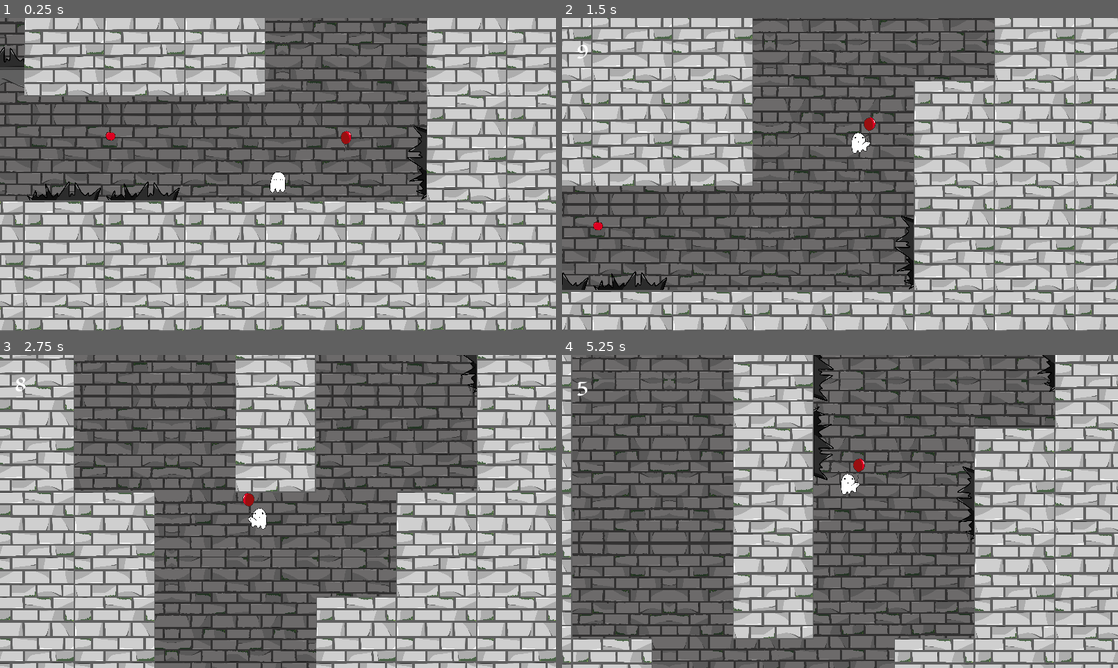
Above: before the commit, frames 1-4 (two rows, left to right).
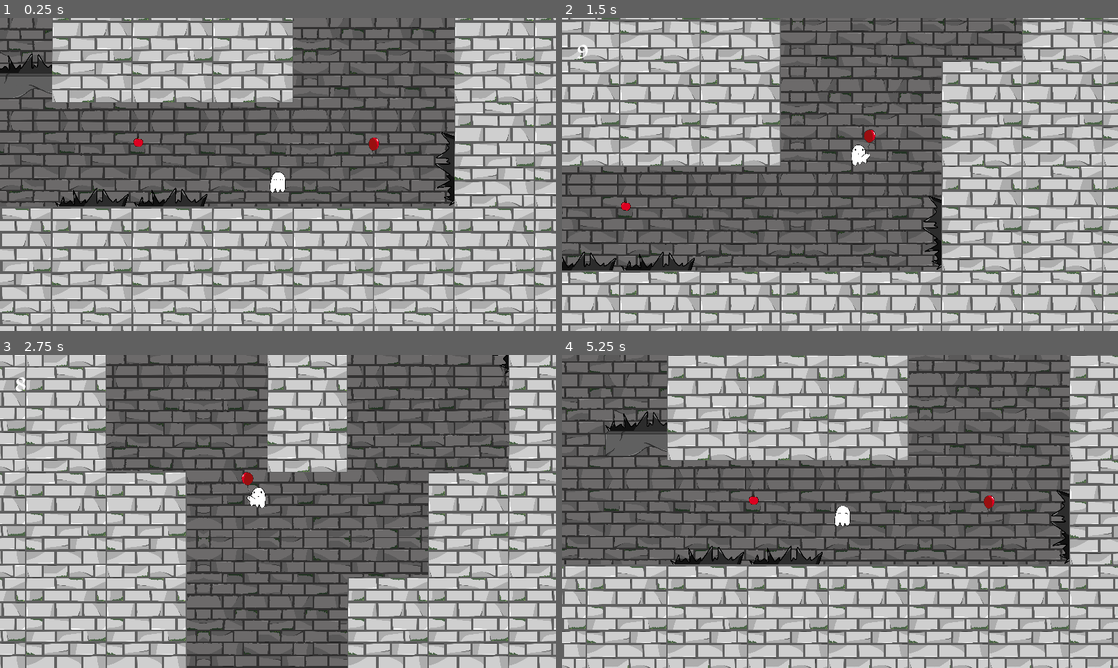
Above: after the commit, the same moments.

Repository: magic-gd/project_r
Game: Godot game, scene res://Levels/beautiful_tower.tscn
The game is run twice, just before and just after one commit, with the same random seed, the same clock (stepped at 60 frames per second) and the same inputs.
Inputs:
- Up to frame 1 (0.25 s): no input
- Up to frame 2 (1.5 s): hold Right (move_right) from 0.53 s (still down); tap Space (jump) at 0.77, 1.07 s
- Up to frame 3 (2.75 s): tap Space (jump) at 1.52, 1.82 s; release Right (move_right) at 2.03 s; hold Left (move_left) from 2.03 s (still down)
- Up to frame 4 (5.25 s): release Left (move_left) at 2.78 s; hold Right (move_right) 2.78-4.28 s; tap Space (jump) at 3.02, 3.32, 3.77, 4.07, 4.52, 4.82 s; tap Z (reset_scene, bound only after the commit) at 4.15 s; hold Left (move_left) 4.28-5.03 s; hold Right (move_right) from 5.03 s (still down)

The runs differ from the first frame. In frame 1, 60% of the frame differs, in the area x 0-100%, y 0-100%; in frame 2, 61%; in frame 3, 60%; in frame 4, 66%.

Commit message:
added checkpoints

Diff:
--- /dev/null
+++ b/CheckpointArea.gd
@@ -0,0 +1,10 @@
+extends Node2D
+
+
+func _ready():
+	pass
+	get_node("Area2D").connect("body_entered", self, "_player_enter")
+
+
+func _player_enter(body):
+	body.save_state(self.position)
--- a/Item.gd
+++ b/Item.gd
@@ -7,4 +7,4 @@
 
 
 func _after_pickup(body):
-	body.add_item(type)
+	body.add_item(type, self)
--- a/Levels/beautiful_tower.tscn
+++ b/Levels/beautiful_tower.tscn
@@ -3,7 +3,6 @@
 [ext_resource path="res://Levels/Backgrounds/TowerBackground.tscn" type="PackedScene" id=1]
 [ext_resource path="res://Levels/TileSets/wall_chunk_tileset.tres" type="TileSet" id=2]
 [ext_resource path="res://Objects/Character/Character.tscn" type="PackedScene" id=3]
-[ext_resource path="res://Levels/NonGameplayInput.gd" type="Script" id=4]
 [ext_resource path="res://Assets/Sounds/jam_medival_2.ogg" type="AudioStream" id=5]
 [ext_resource path="res://GUI/HUD.tscn" type="PackedScene" id=6]
 [ext_resource path="res://Levels/TileSets/stone_platform_tileset.tres" type="TileSet" id=7]
@@ -11,11 +10,12 @@
 [ext_resource path="res://Objects/Items/Apple.tscn" type="PackedScene" id=9]
 [ext_resource path="res://Objects/PowerUps/Balloon.tscn" type="PackedScene" id=10]
 [ext_resource path="res://Objects/PowerUps/Wings.tscn" type="PackedScene" id=11]
+[ext_resource path="res://Objects/CheckpointArea.tscn" type="PackedScene" id=12]
 
 [node name="beautiful_map" type="Node2D"]
 
 [node name="Character" parent="." instance=ExtResource( 3 )]
-position = Vector2( 6690.74, 5244.8 )
+position = Vector2( 6594.92, 5222.68 )
 
 [node name="ParallaxBackground" type="ParallaxBackground" parent="."]
 
@@ -50,9 +50,6 @@
 format = 1
 tile_data = PoolIntArray( -7864043, 1610612736, 0, -7864026, 1610612736, 0, -6422181, 1610612736, 0, -6422093, 16106127 …(1005 unchanged characters)…
 
-[node name="NonGameplayInput" type="Node" parent="."]
-script = ExtResource( 4 )
-
 [node name="AudioStreamPlayer" type="AudioStreamPlayer" parent="."]
 stream = ExtResource( 5 )
 autoplay = true
@@ -73,7 +70,7 @@
 
 [node name="Balloon2" parent="Collectibles/PowerUps/Balloons" instance=ExtResource( 10 )]
 position = Vector2( 2207.97, 3014.04 )
-timeout = 3
+timeout = 4
 
 [node name="Wings" type="Node" parent="Collectibles/PowerUps"]
 
@@ -117,3 +114,20 @@
 
 [node name="Apple9" parent="Collectibles/Items/Food/Apples" instance=ExtResource( 9 )]
 position = Vector2( 6110.4, 5123.62 )
+
+[node name="Checkpoints" type="Node" parent="."]
+
+[node name="CheckpointArea" parent="Checkpoints" instance=ExtResource( 12 )]
+position = Vector2( 995.141, 4805.93 )
+
+[node name="CheckpointArea2" parent="Checkpoints" instance=ExtResource( 12 )]
+position = Vector2( 6634.77, 5180.5 )
+
+[node name="CheckpointArea3" parent="Checkpoints" instance=ExtResource( 12 )]
+position = Vector2( 5115.48, 2630.38 )
+
+[node name="CheckpointArea4" parent="Checkpoints" instance=ExtResource( 12 )]
+position = Vector2( 2606.98, 1165.73 )
+
+[node name="CheckpointArea5" parent="Checkpoints" instance=ExtResource( 12 )]
+position = Vector2( 3217.23, -1741.43 )
--- a/Objects/Character/Character.gd
+++ b/Objects/Character/Character.gd
@@ -2,9 +2,15 @@
 class_name PlayerController
 # The player object
 
+
+class PlayerState:
+	var food_count = 0
+	var spawn = Vector2(0,0)
+
 const UP = Vector2(0, -1)
 const GRAVITY = 20
-const BALLOON_SPEED = 5
+const MAX_BALLOON_SPEED = -500
+const BALLOON_ACCELERATION = -10
 const MAX_SPEED = 350
 const ACCELERATION = 120
 const JUMP_HEIGHT = 700
@@ -42,6 +48,9 @@
 var food_count = 0
 var powerup_timeout = 0
 var powerup_time_since_pickup = 0
+var last_state = PlayerState.new()
+var items_since_last_spawn : Array
+var powerups_since_last_spawn : Array
 
 var game_mode = GAME_MODE_DEFAULT
 
@@ -54,8 +63,13 @@
 
 	timeout_label = get_parent().get_node("CanvasLayer/HUD/TimeoutLabel")
 
-	add_powerup("default", 0) # this is bad
-
+	add_powerup("default", 0, null) # this is bad
+
+func _process(delta):
+	if(Input.is_action_pressed("reset_scene")):
+		get_tree().reload_current_scene()
+	elif(Input.is_action_pressed("respawn_player")):
+		reset_state()
 
 # Called every frame. 'delta' is the elapsed time since the previous frame.
 func _physics_process(delta):
@@ -100,7 +114,7 @@
 
 	elif(game_mode == GAME_MODE_BALLOON):
 
-		motion.y -= BALLOON_SPEED
+		motion.y = max(MAX_BALLOON_SPEED, motion.y + BALLOON_ACCELERATION)
 		spriteBuffer = ""
 		if Input.is_action_pressed("move_right"):
 			idle = false
@@ -172,7 +186,7 @@
 		powerup_time_since_pickup += delta
 		var remaining_time = powerup_timeout - powerup_time_since_pickup
 		if(remaining_time < 0):
-			add_powerup("default", 0)
+			add_powerup("default", 0, null)
 		else:
 			timeout_label.text = String(int(remaining_time))
 
@@ -238,9 +252,12 @@
 	debugMarker.global_position = pos
 
 
-func add_powerup(type : String, timeout : int):
+func add_powerup(type : String, timeout : int, powerup : Node):
 
 	$BalloonCollisionShape2D2.disabled = true
+
+	if(powerup != null):
+		powerups_since_last_spawn.append(powerup)
 
 	if(type == "default"):
 		game_mode = GAME_MODE_DEFAULT
@@ -266,6 +283,37 @@
 	powerup_timeout = timeout
 
 
-func add_item(type : String):
+func add_item(type : String, item : Node):
+	if(item != null):
+		items_since_last_spawn.append(item)
+
 	if(type == "apple"):
 		food_count += 1
+
+func save_state(spawn : Vector2):
+	var current_state = PlayerState.new()
+	current_state.food_count = food_count
+	current_state.spawn = spawn
+	last_state = current_state
+
+	for item in items_since_last_spawn:
+		item.queue_free()
+
+	items_since_last_spawn.clear()
+
+func reset_state():
+	food_count = last_state.food_count
+	position = last_state.spawn
+	motion = Vector2(0, 0)
+
+	for item in items_since_last_spawn:
+		item.reactivate()
+
+	items_since_last_spawn.clear()
+
+	for powerup in powerups_since_last_spawn:
+		powerup.reactivate()
+
+	powerups_since_last_spawn.clear()
+
+	add_powerup("default", 0, null)
--- /dev/null
+++ b/Objects/CheckpointArea.tscn
@@ -0,0 +1,15 @@
+[gd_scene load_steps=3 format=2]
+
+[ext_resource path="res://CheckpointArea.gd" type="Script" id=1]
+
+[sub_resource type="RectangleShape2D" id=1]
+
+[node name="CheckpointArea" type="Node2D"]
+scale = Vector2( 20, 20 )
+script = ExtResource( 1 )
+
+[node name="Area2D" type="Area2D" parent="."]
+collision_mask = 4
+
+[node name="CollisionShape2D" type="CollisionShape2D" parent="Area2D"]
+shape = SubResource( 1 )
--- a/Objects/Collectible.gd
+++ b/Objects/Collectible.gd
@@ -1,8 +1,7 @@
 extends Node2D
 
 export var magnetic = false
-export var item: Resource = null
-
+export var active = true
 
 func _ready():
 	get_node("Area2D").connect("body_entered", self, "_pickup")
@@ -10,7 +9,23 @@
 
 func _pickup(body):
 	_after_pickup(body)
-	queue_free()
+	deactivate()
 
 func _after_pickup(body):
 	pass
+
+func deactivate():
+	active = false
+	$Sprite.hide()
+	$Area2D/CollisionShape2D.disabled = true
+
+func _after_deactivate():
+	pass
+
+func reactivate():
+	active = true
+	$Sprite.show()
+	$Area2D/CollisionShape2D.disabled = false
+
+func _after_reactivate():
+	pass
--- a/PowerUp.gd
+++ b/PowerUp.gd
@@ -10,4 +10,4 @@
 
 
 func _after_pickup(body):
-	body.add_powerup(type, timeout)
+	body.add_powerup(type, timeout, self)
--- a/project.godot
+++ b/project.godot
@@ -66,6 +66,11 @@
 }
 reset_scene={
 "deadzone": 0.5,
+"events": [ Object(InputEventKey,"resource_local_to_scene":false,"resource_name":"","device":0,"alt":false,"shift":false,"control":false,"meta":false,"command":false,"pressed":false,"scancode":90,"unicode":0,"echo":false,"script":null)
+ ]
+}
+respawn_player={
+"deadzone": 0.5,
 "events": [ Object(InputEventKey,"resource_local_to_scene":false,"resource_name":"","device":0,"alt":false,"shift":false,"control":false,"meta":false,"command":false,"pressed":false,"scancode":82,"unicode":0,"echo":false,"script":null)
  ]
 }
